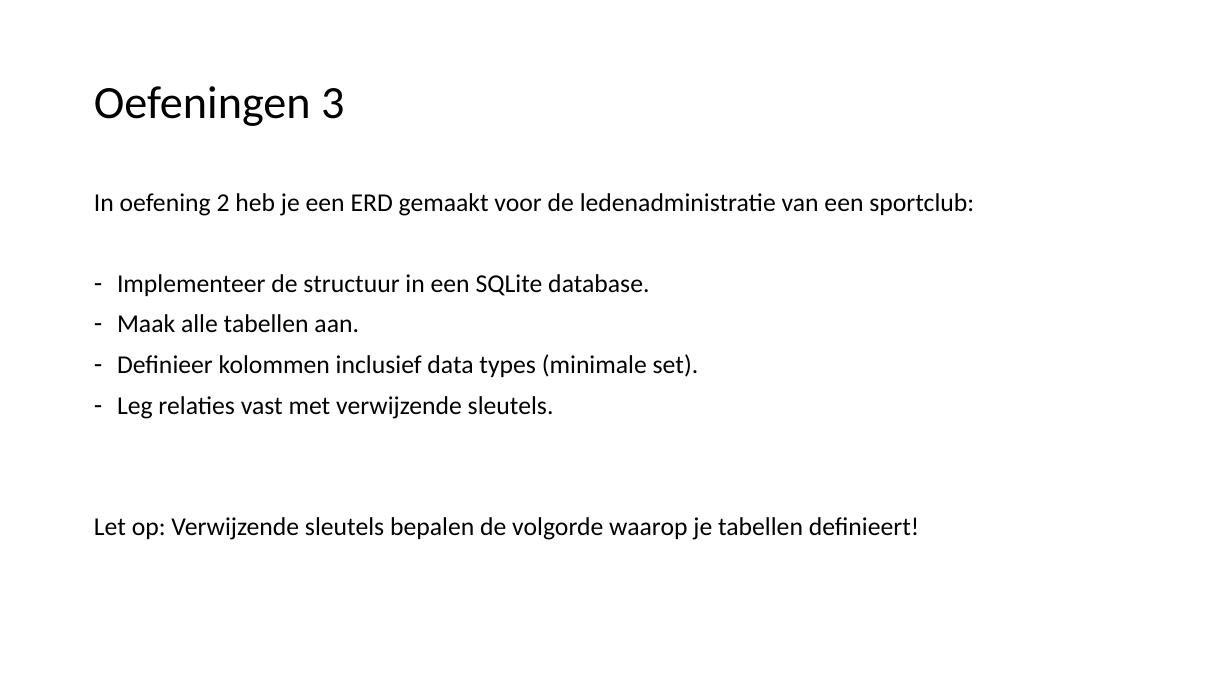
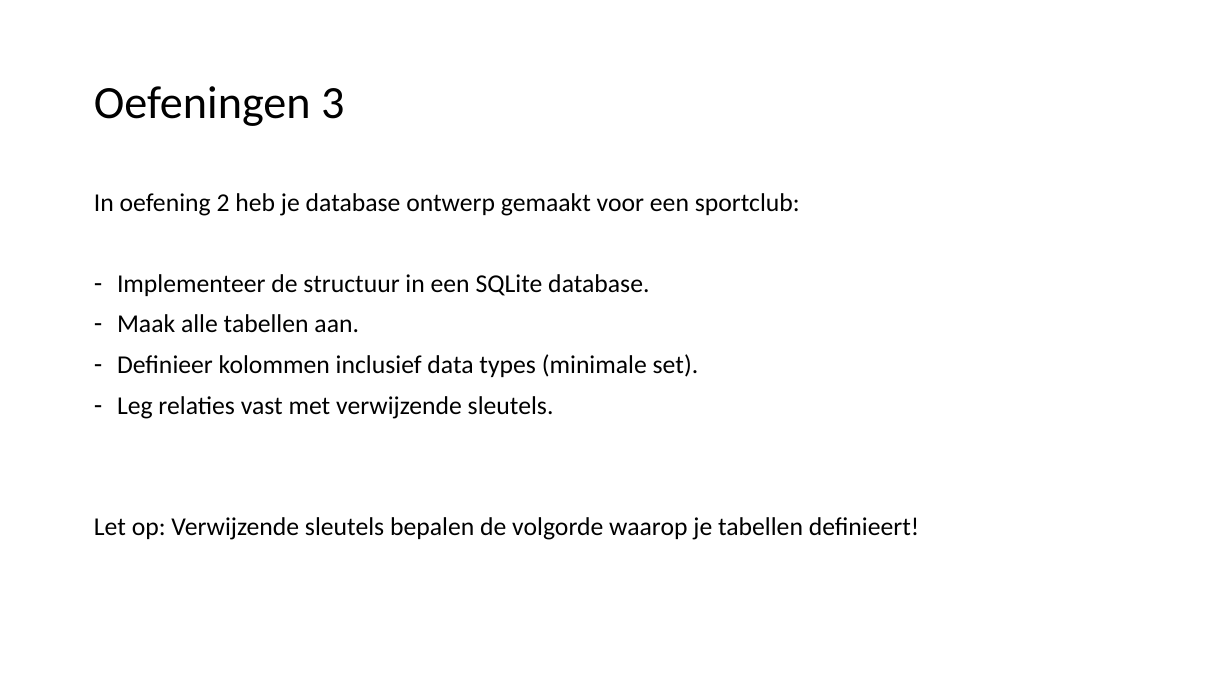
Before and after one commit to LFKoning/knowledge-sharing, a slide deck: slide 46 of sql_course_2p/2_database_design/2_database_design.pptx (slide 45 before the commit). Drawn at 1232x693 pixels with LibreOffice and Linux fonts; fonts in the diff are those of the drawing. Boxes give left, top, right and bottom in pixels: in the first picture for what was removed or moved away, otherwise in the second. Text is boxed around its words. In the diff, an @@ line names an element or a change of style, - is before the commit and + after.

Commit message:
Update SQL P2 database design

```diff
--- a/sql_course_2p/2_database_design/2_database_design.pptx
+++ b/sql_course_2p/2_database_design/2_database_design.pptx
@@ text at box(94, 193, 800, 216): text changed @@
-In oefening 2 heb je een ERD gemaakt voor de ledenadministratie van een sportclub:
+In oefening 2 heb je database ontwerp gemaakt voor een sportclub:
```
Also in this commit, not shown: 7 other slides changed, 2 slides added, 2 slides removed, 4 other files.
